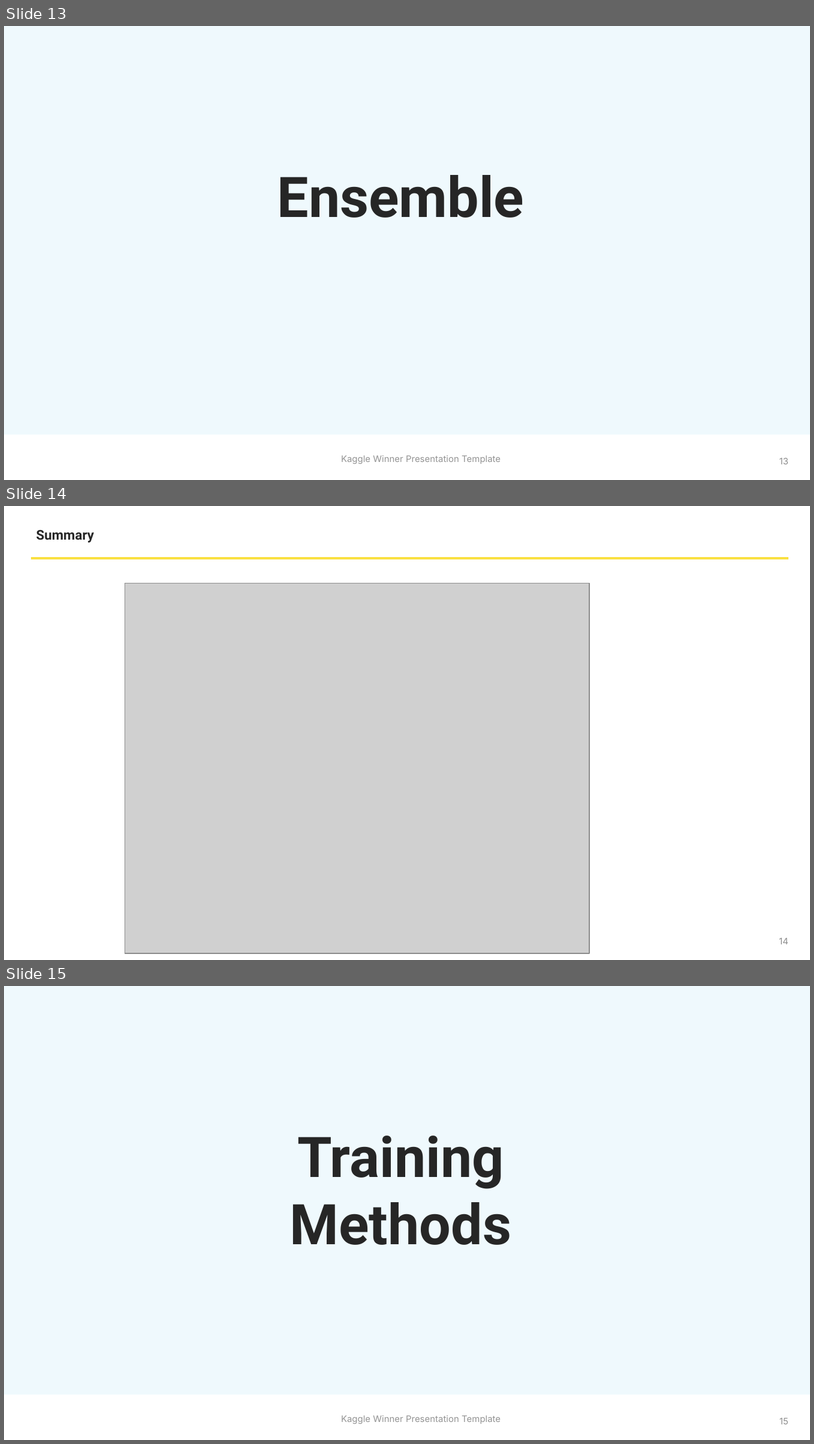
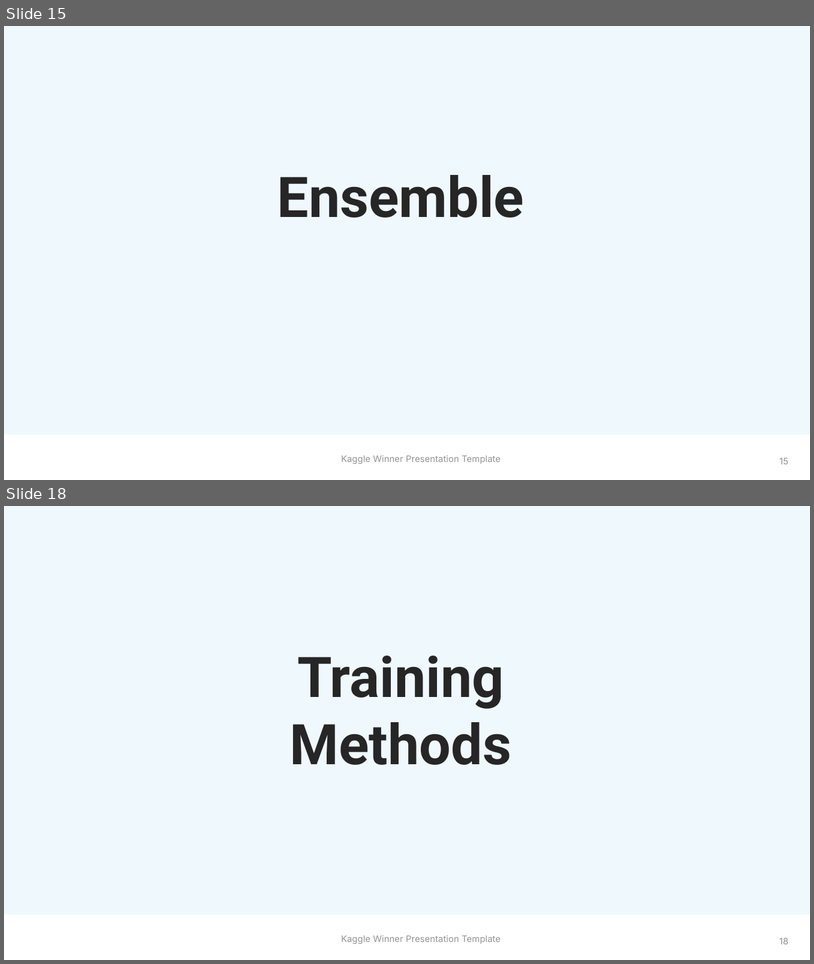
Before and after one commit to 610265158/HMS-eeg-comp, a slide deck: Kaggle Winner Call Template.pptx. Shown one above the other, each under a label of ours: slides 13, 14 and 15 before the commit, slides 15 and 18 after it; the slides between them are not shown. The pictures are 814x1444 and 814x964 pixels, drawn with LibreOffice and Linux fonts; fonts in the diff are those of the drawing; grey boxes stand for pictures; background and template pictures are left out. Boxes give left, top, right and bottom in pixels: in the first picture for what was removed or moved away, otherwise in the second. Text is boxed around its words. In the diff, an @@ line names an element or a change of style, - is before the commit and + after.

```diff
--- a/Kaggle Winner Call Template.pptx
+++ b/Kaggle Winner Call Template.pptx
@@ slide 14 removed at (4, 506, 810, 960), background #FFFFFF @@
@@ text removed at (36, 530, 95, 543) @@
-Summary
@@ line removed from (30, 558) to (789, 558) @@
@@ picture removed at (125, 583, 590, 954) @@
@@ page number removed at (779, 937, 789, 944) @@
-14
@@ what was slide 13 is now slide 15 @@
@@ page number at (780, 457, 789, 464): text changed @@
-13
+15
@@ what was slide 15 is now slide 18 @@
@@ page number at (780, 937, 789, 944): text changed @@
-15
+18
```
Also in this commit, not shown: 11 slides changed, 7 slides added, 2 other slides removed.
